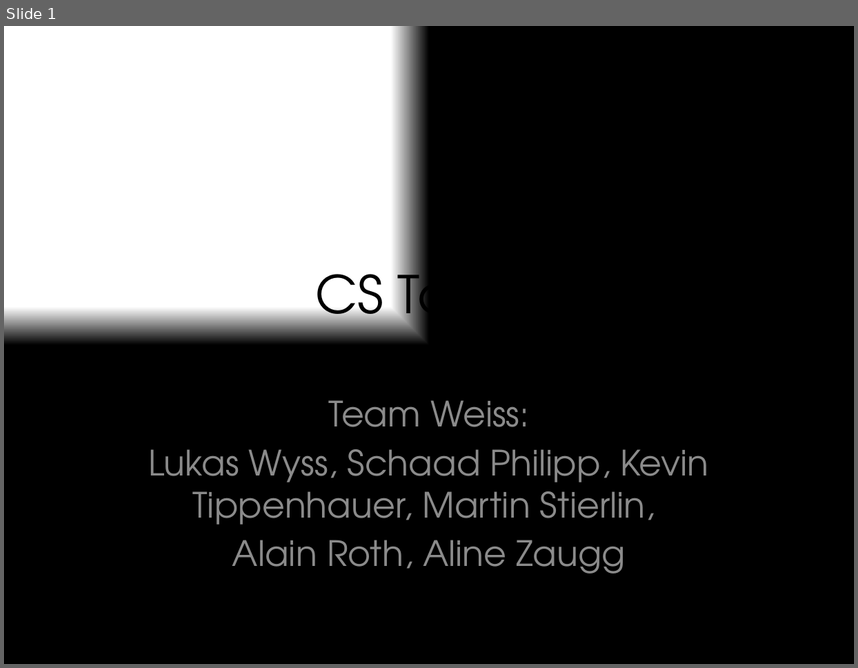
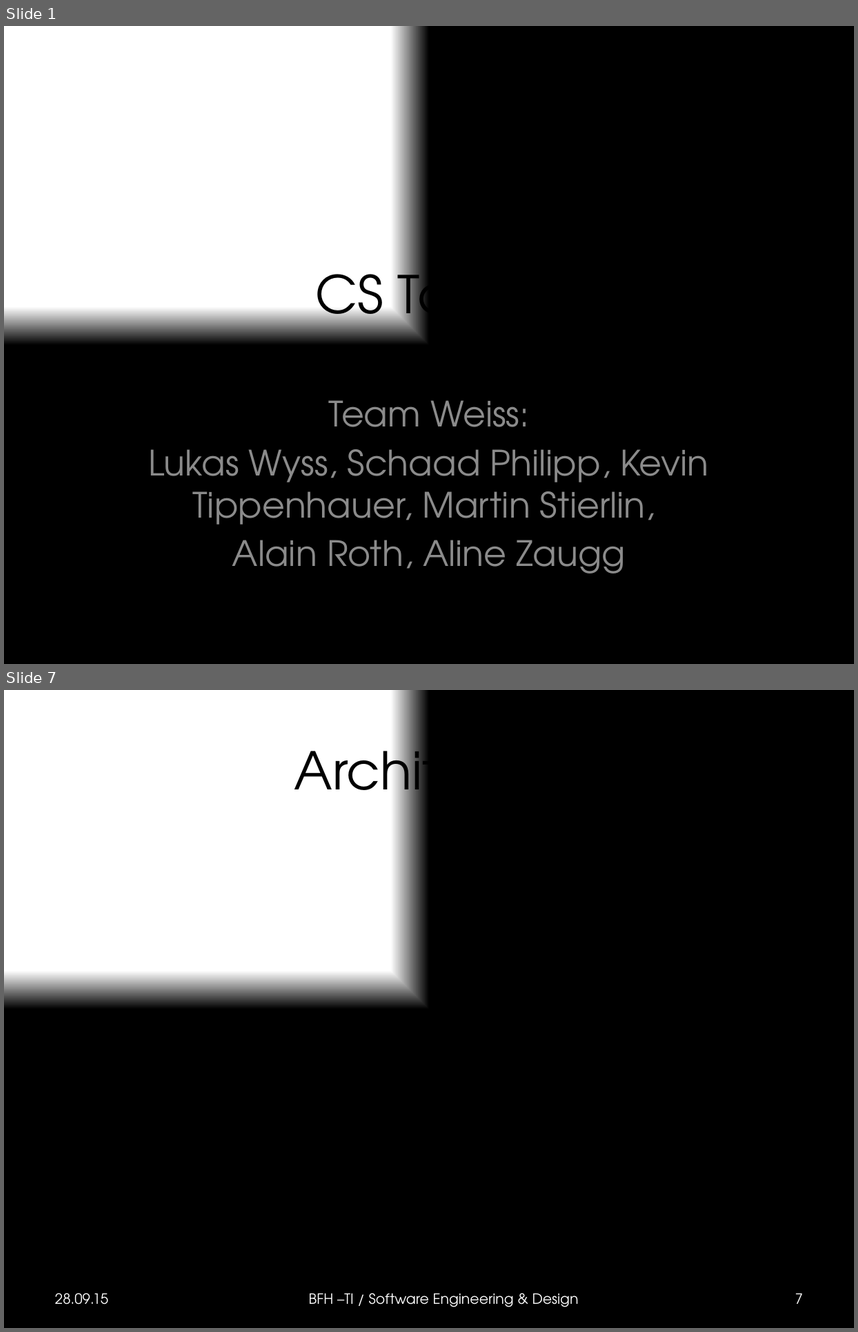
Before and after one commit to k-tipp/ch.bfh.btx8081.w2015.weiss, a slide deck: doc/CS1_Task1/Presentation_CS1_Task1.pptx. Shown one above the other, each under a label of ours: slide 1 before the commit, slides 1 and 7 after it; the slides between them are not shown. The pictures are 858x668 and 858x1332 pixels, drawn with LibreOffice and Linux fonts; fonts in the diff are those of the drawing. Boxes give left, top, right and bottom in pixels: in the first picture for what was removed or moved away, otherwise in the second. Text is boxed around its words. In the diff, an @@ line names an element or a change of style, - is before the commit and + after.

```diff
--- a/doc/CS1_Task1/Presentation_CS1_Task1.pptx
+++ b/doc/CS1_Task1/Presentation_CS1_Task1.pptx
@@ slide 7 added at (4, 690, 854, 1328), background gradient #FFFFFF to #000000 @@
@@ title added at (294, 735, 564, 813), 44 pt, text #000000 @@
+Architektur
@@ text added at (55, 1292, 108, 1304), 12 pt, text #FFFFFF @@
+28.09.15
@@ text added at (309, 1292, 579, 1307), 12 pt, text #FFFFFF @@
+BFH –TI / Software Engineering & Design
@@ page number added at (795, 1293, 803, 1303), 12 pt, text #FFFFFF @@
+7
```
Also in this commit, not shown: 6 other slides added, 2 slides removed.
